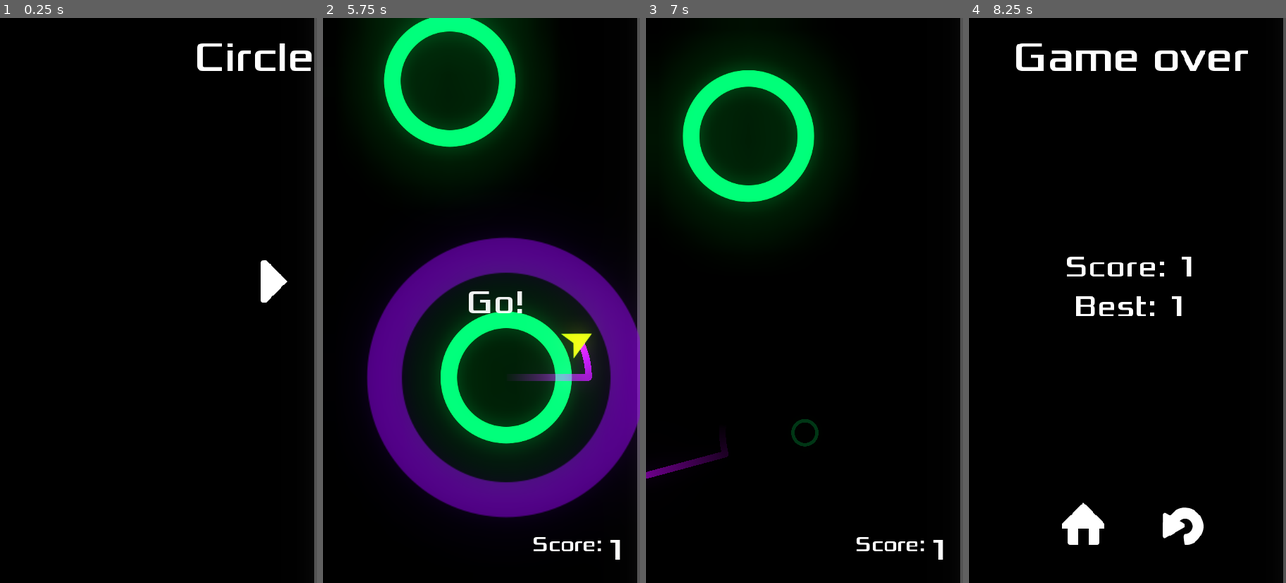
Above: before the commit, frames 1-4 (left to right).
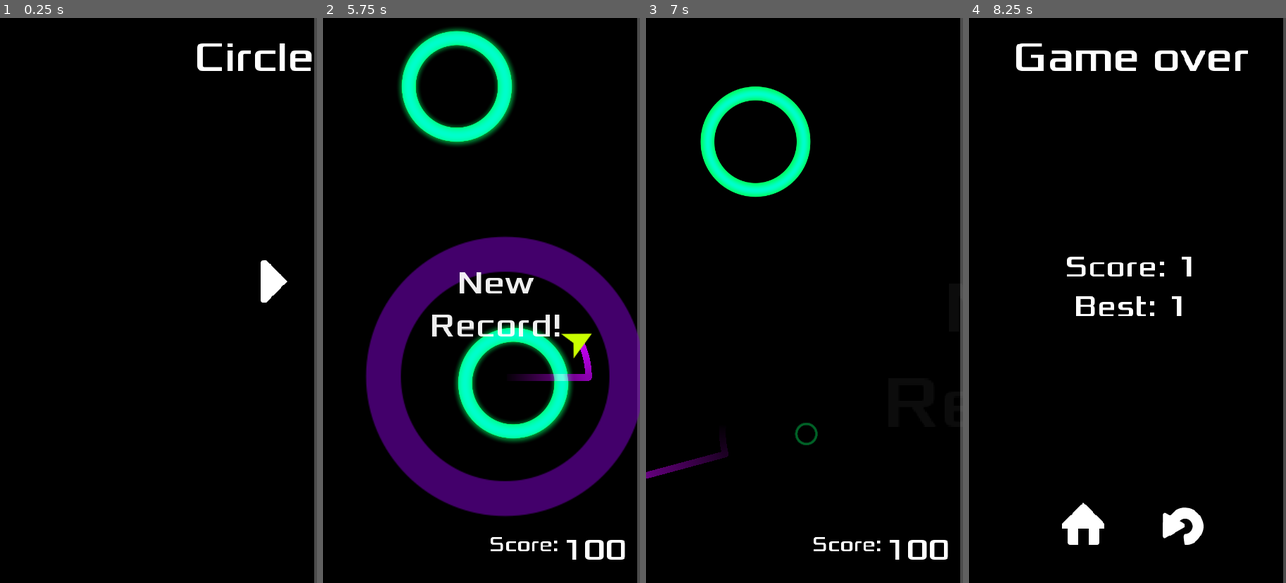
Above: after the commit, the same moments.

Repository: iustin-nita/Godot-Mobile-Game
Game: Godot game, scene res://Main.tscn
The game is run twice, just before and just after one commit, with the same random seed, the same clock (stepped at 60 frames per second) and the same inputs.
Inputs (mouse positions are in pixels of both pictures, inside the frame that each line leads up to):
- Up to frame 1 (0.25 s): no input
- Up to frame 2 (5.75 s): click (532, 283) at 0.5 s; tap Enter at 1.25 s; move the mouse to (551, 272) at 1.27 s; hold Right (ui_right) 1.28-2 s; click (551, 272) at 1.42 s; click (411, 181) at 2 s; click (532, 181) at 2.75 s; click (481, 311) at 3.5 s; tap Space at 4.25 s; move the mouse to (418, 328) at 4.27 s; hold Down (ui_down) 4.28-5 s; click (411, 283) at 5 s
- Up to frame 3 (7 s): move the mouse to (836, 176) at 5.77 s; hold Right (ui_right) 5.78-6.53 s; move the mouse to (788, 413) at 6.52 s; hold Up (ui_up) from 6.53 s (still down); click (788, 413) at 6.67 s
- Up to frame 4 (8.25 s): move the mouse to (1222, 385) at 7.27 s; release Up (ui_up) at 7.28 s; hold Left (ui_left) 7.28-8 s; click (1076, 520) at 8 s

The runs differ from the first frame. In frame 2, 39% of the frame differs, in the area x 13-100%, y 0-96%; in frame 3, 13%; in frame 4, less than 0.1%.

Commit message:
more tweaks

Diff:
--- a/Main.gd
+++ b/Main.gd
@@ -6,7 +6,9 @@
 var player
 var score = 0 setget set_score
 var highscore = 0
+var new_highscore = false
 var level = 0
+var bonus = 0 setget set_bonus
 
 func _ready():
 	randomize()
@@ -14,9 +16,10 @@
 	$HUD.hide()
 
 func new_game():
+	new_highscore = false
 	self.score = 0
 	level = 1
-	$HUD.update_score(score)
+#	$HUD.update_score(score)
 	$Camera2D.position = $StartPosition.position
 	player = Jumper.instance()
 	player.position = $StartPosition.position
@@ -27,6 +30,7 @@
 	$HUD.show()
 	$HUD.show_message("Go!")
 	if settings.enable_music:
+		$Music.volume_db = 0
 		$Music.play()
 
 func spawn_circle(_position=null):
@@ -45,11 +49,11 @@
 	self.score += 1
 
 func set_score(value):
+	$HUD.update_score(score, value)
 	score = value
-	$HUD.update_score(score)
-	if score > 0 and score % settings.circles_per_level == 0:
-		level += 1
-		$HUD.show_message("Level %s" % str(level))
+	if score > highscore and !new_highscore:
+		$HUD.show_message("New\nRecord!")
+		new_highscore = true
 
 func _on_Jumper_died():
 	if score > highscore:
@@ -59,7 +63,7 @@
 	$Screens.game_over(score, highscore)
 	$HUD.hide()
 	if settings.enable_music:
-		$Music.stop()
+		fade_music()
 
 func load_score():
 	var f = File.new()
@@ -73,3 +77,13 @@
 	f.open(settings.score_file, File.WRITE)
 	f.store_var(highscore)
 	f.close()
+
+func fade_music():
+	$MusicFade.interpolate_property($Music, "volume_db", 0, -50, 1.0, Tween.TRANS_SINE, Tween.EASE_IN)
+	$MusicFade.start()
+	yield($MusicFade, "tween_all_completed")
+	$Music.stop()
+
+func set_bonus(value):
+	bonus = value
+	$HUD.update_bonus(bonus)
--- a/Main.tscn
+++ b/Main.tscn
@@ -8,8 +8,6 @@
 
 [sub_resource type="Environment" id=1]
 background_mode = 4
-fog_enabled = true
-glow_enabled = true
 glow_intensity = 0.36
 glow_strength = 1.09
 glow_bloom = 0.09
@@ -39,4 +37,6 @@
 
 [node name="WorldEnvironment" type="WorldEnvironment" parent="."]
 environment = SubResource( 1 )
+
+[node name="MusicFade" type="Tween" parent="."]
 [connection signal="start_game" from="Screens" to="." method="new_game"]
--- a/Screens.gd
+++ b/Screens.gd
@@ -18,6 +18,11 @@
 	var buttons = get_tree().get_nodes_in_group("buttons")
 	for button in buttons:
 		button.connect("pressed", self, "_on_button_pressed", [button])
+		match button.name:
+			"Sound":
+				button.texture_normal = sound_buttons[settings.enable_sound]
+			"Music":
+				button.texture_normal = music_buttons[settings.enable_music]
 
 func _on_button_pressed(button):
 	if settings.enable_sound:
@@ -37,9 +42,11 @@
 		"Sound":
 			settings.enable_sound = !settings.enable_sound
 			button.texture_normal = sound_buttons[settings.enable_sound]
+			settings.save_settings()
 		"Music":
 			settings.enable_music = !settings.enable_music
 			button.texture_normal = music_buttons[settings.enable_music]
+			settings.save_settings()
 
 func change_screen(new_screen):
 	if current_screen:
--- a/UI/HUD.gd
+++ b/UI/HUD.gd
@@ -13,5 +13,20 @@
 func show():
 	$ScoreBox.show()
 
-func update_score(value):
-	$ScoreBox/HBoxContainer/Score.text = str(value)
+func update_score(score, value):
+	pass
+#	if value > 0 and $StartTip.visible:
+#		$StartTip.hide()
+#	$Tween.interpolate_property(self, "score", score,
+#			value, 0.25, Tween.TRANS_LINEAR, Tween.EASE_IN_OUT)
+#	$Tween.start()
+#	$ScoreAnimation.play("score")
+#	$ScoreBox/HBoxContainer/Score.text = str(value)
+
+func update_bonus(value):
+	$BonusBox/Bonus.text = str(value) + "x"
+	if value > 1:
+		$BonusAnimation.play("bonus")
+
+func _on_Tween_tween_step(object, key, elapsed, value):
+	$ScoreBox/HBoxContainer/Score.text = str(int(value))
--- a/objects/Circle.tscn
+++ b/objects/Circle.tscn
@@ -1,23 +1,44 @@
-[gd_scene load_steps=13 format=2]
+[gd_scene load_steps=14 format=2]
 
 [ext_resource path="res://assets/images/circle1_n.png" type="Texture" id=1]
 [ext_resource path="res://objects/color.shader" type="Shader" id=2]
 [ext_resource path="res://objects/Circle.gd" type="Script" id=3]
 [ext_resource path="res://assets/audio/89.ogg" type="AudioStream" id=4]
 
-[sub_resource type="ShaderMaterial" id=8]
+[sub_resource type="Shader" id=1]
+code = "shader_type canvas_item;
+
+uniform vec4 color : hint_color;
+uniform float speed : hint_range(0, 20);
+uniform float radius : hint_range(0, 1);
+uniform float width : hint_range(0, 1);
+
+void fragment() {
+	vec2 center = vec2(0.5);
+	float time = TIME * speed;
+	float rad = radius - 0.005 * sin(time);
+	float thickness = width + 0.05 * cos(time);
+	float dist = distance(UV, center);
+	COLOR.rgb = color.rgb;
+	COLOR.a = texture(TEXTURE, UV).a + smoothstep(thickness/2.0, 0.0, abs(dist - rad));
+}"
+custom_defines = ""
+
+[sub_resource type="ShaderMaterial" id=2]
+shader = SubResource( 1 )
+shader_param/color = Color( 0.454902, 0, 0.721569, 1 )
+shader_param/speed = 11.993
+shader_param/radius = 0.368
+shader_param/width = 0.15
+
+[sub_resource type="ShaderMaterial" id=3]
 shader = ExtResource( 2 )
 shader_param/color = Color( 0.454902, 0, 0.721569, 1 )
 
-[sub_resource type="ShaderMaterial" id=1]
-shader = ExtResource( 2 )
-shader_param/color = Color( 0.454902, 0, 0.721569, 1 )
-
-[sub_resource type="CircleShape2D" id=2]
+[sub_resource type="CircleShape2D" id=4]
 radius = 133.955
 
-[sub_resource type="Animation" id=3]
-resource_name = "capture"
+[sub_resource type="Animation" id=5]
 length = 0.5
 tracks/0/type = "value"
 tracks/0/path = NodePath("SpriteEffect:scale")
@@ -83,8 +104,7 @@
 "values": [ Color( 1, 1, 1, 1 ), Color( 1, 1, 1, 0 ) ]
 }
 
-[sub_resource type="Animation" id=5]
-resource_name = "music"
+[sub_resource type="Animation" id=7]
 length = 0.4
 loop = true
 tracks/0/type = "value"
@@ -113,19 +133,21 @@
 script = ExtResource( 3 )
 
 [node name="Sprite" type="Sprite" parent="."]
-material = SubResource( 8 )
+material = SubResource( 2 )
+position = Vector2( 11.2626, 9.09669 )
+scale = Vector2( 1.08405, 1.06789 )
 z_index = -2
 texture = ExtResource( 1 )
 
 [node name="SpriteEffect" type="Sprite" parent="."]
 modulate = Color( 1, 1, 1, 0.329412 )
-material = SubResource( 1 )
+material = SubResource( 3 )
 scale = Vector2( 1e-05, 1e-05 )
 texture = ExtResource( 1 )
 
 [node name="CollisionShape2D" type="CollisionShape2D" parent="."]
 visible = false
-shape = SubResource( 2 )
+shape = SubResource( 4 )
 
 [node name="Pivot" type="Node2D" parent="."]
 
@@ -133,9 +155,9 @@
 position = Vector2( 170, 0 )
 
 [node name="AnimationPlayer" type="AnimationPlayer" parent="."]
-anims/capture = SubResource( 3 )
-anims/implode = SubResource( 4 )
-anims/music = SubResource( 5 )
+anims/capture = SubResource( 5 )
+anims/implode = SubResource( 6 )
+anims/music = SubResource( 7 )
 
 [node name="Label" type="Label" parent="."]
 anchor_left = 0.5
--- a/settings.gd
+++ b/settings.gd
@@ -1,6 +1,7 @@
 extends Node
 
 var score_file = "user://highscore.save"
+var settings_file = "user://settings.save"
 
 var enable_sound = true
 var enable_music = true
@@ -45,3 +46,20 @@
 		if num < weights[i]:
 			return i
 		num -= weights[i]
+
+func save_settings():
+	var f = File.new()
+	f.open(settings_file, File.WRITE)
+	f.store_var(enable_sound)
+	f.store_var(enable_music)
+#	f.store_var(enable_ads)
+	f.close()
+
+func load_settings():
+	var f = File.new()
+	if f.file_exists(settings_file):
+		f.open(settings_file, File.READ)
+		enable_sound = f.get_var()
+		enable_music = f.get_var()
+#		self.enable_ads = f.get_var()
+		f.close()
Binary file changed: assets/images/circle1_n.png
Not shown: 3 places in objects/Circle.tscn that only renumber resources
Not shown, changed: .DS_Store
Not shown, changed: assets/.DS_Store
